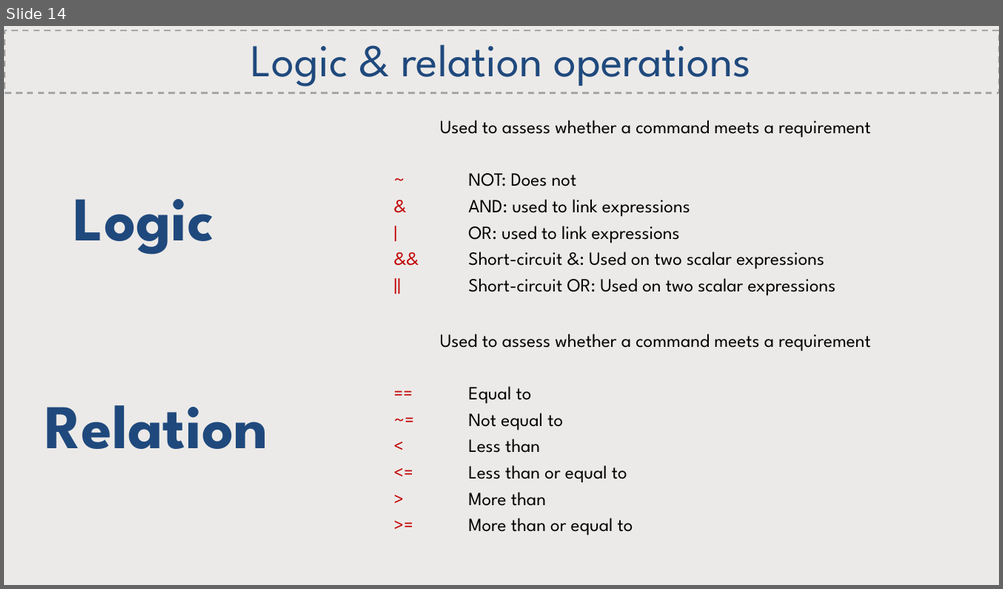
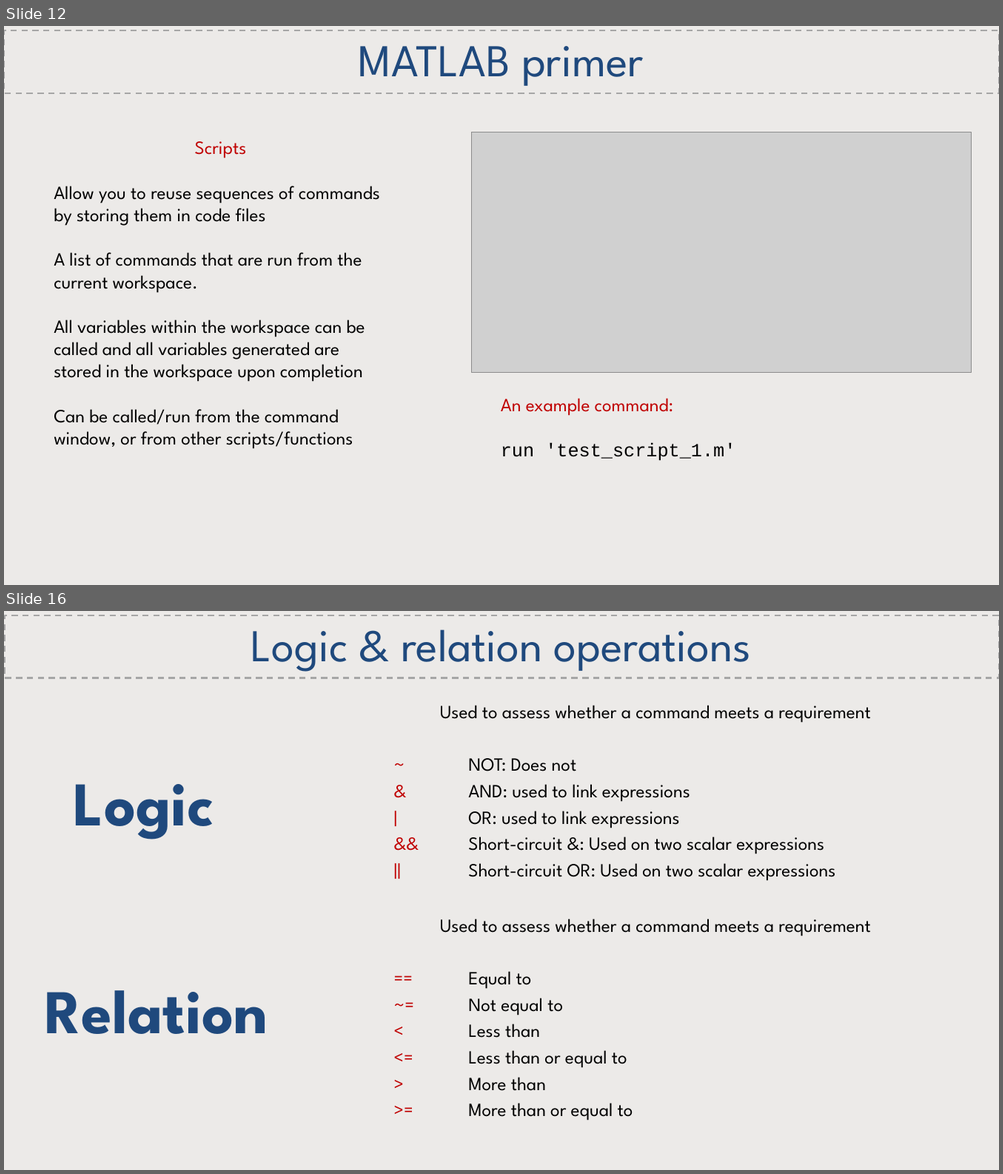
Before and after one commit to CatchmentSci/GEO8026, a slide deck: Block 01/slides/GEO8026_202122_Lecture1.pptx. Shown one above the other, each under a label of ours: slide 14 before the commit, slides 12 and 16 after it; the slides between them are not shown. The pictures are 1003x589 and 1003x1174 pixels, drawn with LibreOffice and Linux fonts; fonts in the diff are those of the drawing; grey boxes stand for pictures. Boxes give left, top, right and bottom in pixels: in the first picture for what was removed or moved away, otherwise in the second. Text is boxed around its words. In the diff, an @@ line names an element or a change of style, - is before the commit and + after.

```diff
--- a/Block 01/slides/GEO8026_202122_Lecture1.pptx
+++ b/Block 01/slides/GEO8026_202122_Lecture1.pptx
@@ slide 12 added at [4,26,999,585], background #FFFFFF @@
@@ rectangle added at [4,26,999,585], fill #82766A at 15% opacity @@
@@ rectangle added at [4,30,999,93], outline #A6A6A6 1.5 pt dashed, 44 pt, text #1F497D @@
+MATLAB primer
@@ picture added at [471,132,971,373] @@
@@ text added at [54,141,380,449], 18 pt, text #000000 @@
+Scripts
+Allow you to reuse sequences of commands by storing them in code files
+A list of commands that are run from the current workspace.
+All variables within the workspace can be called and all variables generated are stored in the workspace upon completion
+Can be called/run from the command window, or from other scripts/functions
@@ text added at [501,398,735,461], 18 pt, text #000000 @@
+An example command:
+run 'test_script_1.m'
@@ what was slide 14 is now slide 16 @@
```
Also in this commit, not shown: 5 slides changed, 4 other slides added, 1 slide removed, 3 other files.
